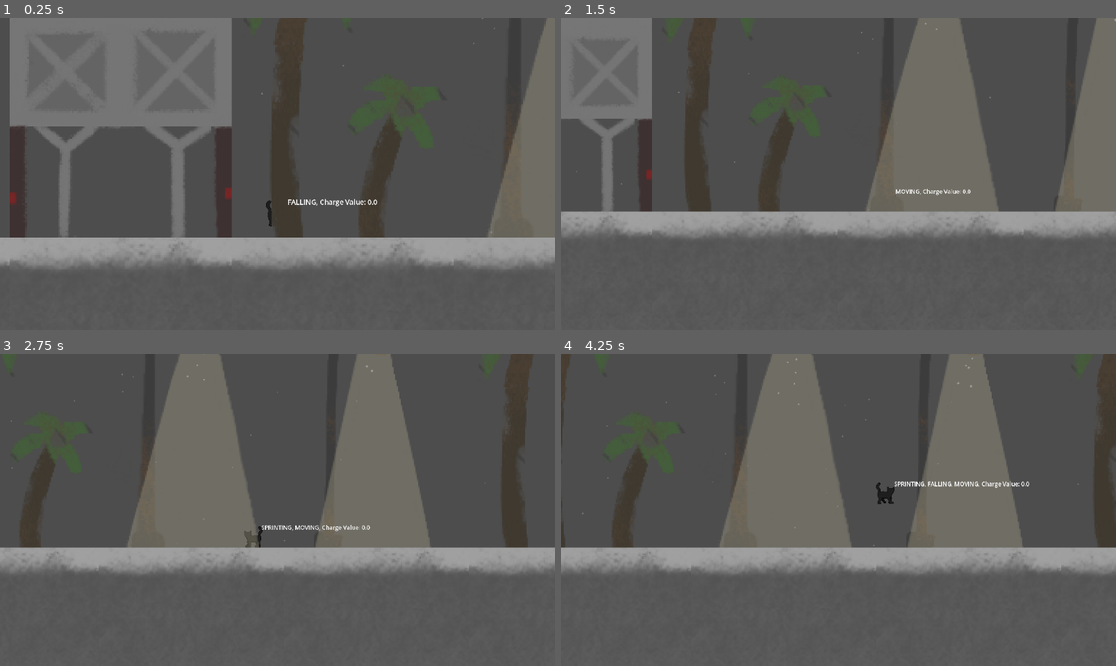
Above: before the commit, frames 1-4 (two rows, left to right).
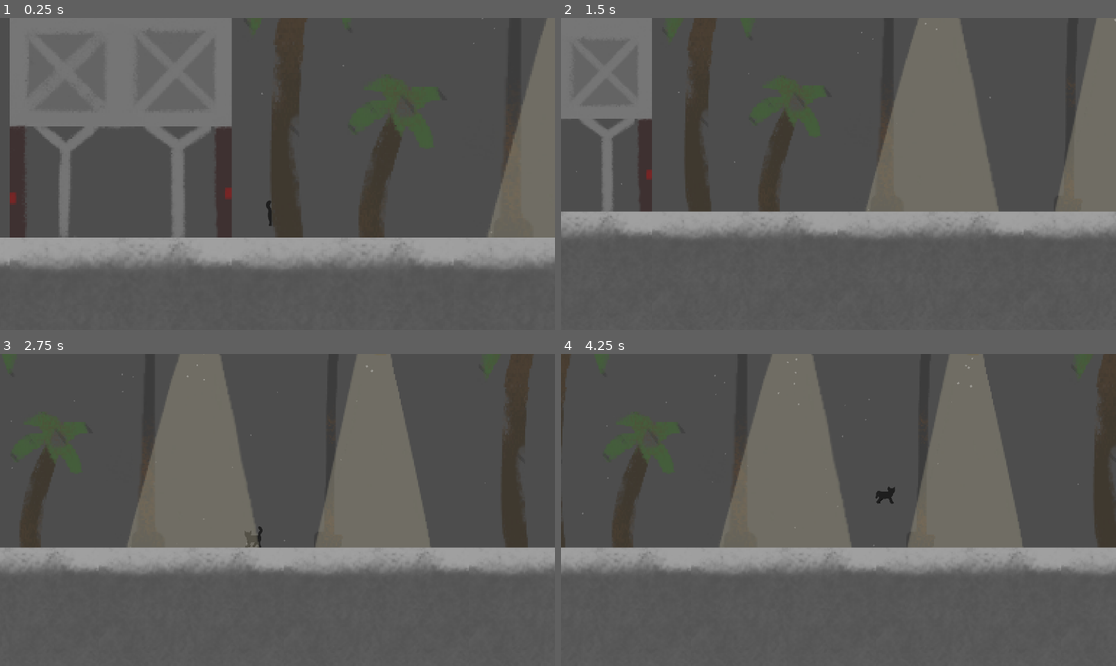
Above: after the commit, the same moments.

Repository: Somebud0180/Carreon
Game: Godot game, scene res://scenes/game.tscn
The game is run twice, just before and just after one commit, with the same random seed, the same clock (stepped at 60 frames per second) and the same inputs.
Inputs:
- Up to frame 1 (0.25 s): no input
- Up to frame 2 (1.5 s): tap Enter at 0.5 s; hold Shift (sprint) 0.53-1.28 s; hold Right (move_right) from 0.53 s (still down); tap Space (jump) at 0.77 s; tap E (interact) at 1.35 s
- Up to frame 3 (2.75 s): tap Space (jump) at 1.52 s; tap Shift (sprint) at 1.55 s; release Right (move_right) at 2.03 s; hold Left (move_left) from 2.03 s (still down); hold Shift (sprint) from 2.03 s (still down)
- Up to frame 4 (4.25 s): release Left (move_left) at 2.78 s; release Shift (sprint) at 2.78 s; hold Right (move_right) from 2.78 s (still down); tap Alt at 2.85 s; tap Space (jump) at 3.02, 3.77 s; tap Shift (sprint) at 3.05 s; hold Shift (sprint) from 3.53 s (still down)

The runs differ from the first frame. In frame 1, 0.2% of the frame differs, in the area x 47-68%, y 57-67%; in frame 2, 0.1%; in frame 3, 0.2%; in frame 4, 0.3%, in the area x 56-85%, y 40-49%.

Commit message:
Cleaned up velocity code and updated player spritesheet, new run animation

Diff:
--- a/project.godot
+++ b/project.godot
@@ -26,27 +26,36 @@
 "deadzone": 0.2,
 "events": [Object(InputEventKey,"resource_local_to_scene":false,"resource_name":"","device":-1,"window_id":0,"alt_press …(195 unchanged characters)…
 , Object(InputEventKey,"resource_local_to_scene":false,"resource_name":"","device":-1,"window_id":0,"alt_pressed":false …(182 unchanged characters)…
-, null]
+, null, Object(InputEventJoypadMotion,"resource_local_to_scene":false,"resource_name":"","device":-1,"axis":0,"axis_value":-1.0,"script":null)
+, Object(InputEventJoypadButton,"resource_local_to_scene":false,"resource_name":"","device":-1,"button_index":13,"pressure":0.0,"pressed":true,"script":null)
+]
 }
 move_right={
 "deadzone": 0.2,
 "events": [Object(InputEventKey,"resource_local_to_scene":false,"resource_name":"","device":-1,"window_id":0,"alt_press …(195 unchanged characters)…
 , Object(InputEventKey,"resource_local_to_scene":false,"resource_name":"","device":-1,"window_id":0,"alt_pressed":false …(183 unchanged characters)…
+, Object(InputEventJoypadMotion,"resource_local_to_scene":false,"resource_name":"","device":-1,"axis":0,"axis_value":1.0,"script":null)
+, Object(InputEventJoypadButton,"resource_local_to_scene":false,"resource_name":"","device":-1,"button_index":14,"pressure":0.0,"pressed":true,"script":null)
 ]
 }
 sprint={
 "deadzone": 0.2,
 "events": [Object(InputEventKey,"resource_local_to_scene":false,"resource_name":"","device":-1,"window_id":0,"alt_press …(195 unchanged characters)…
+, Object(InputEventJoypadButton,"resource_local_to_scene":false,"resource_name":"","device":-1,"button_index":7,"pressure":0.0,"pressed":true,"script":null)
 ]
 }
 jump={
 "deadzone": 0.2,
 "events": [Object(InputEventKey,"resource_local_to_scene":false,"resource_name":"","device":-1,"window_id":0,"alt_press …(191 unchanged characters)…
+, Object(InputEventJoypadButton,"resource_local_to_scene":false,"resource_name":"","device":-1,"button_index":0,"pressure":0.0,"pressed":true,"script":null)
+, Object(InputEventJoypadButton,"resource_local_to_scene":false,"resource_name":"","device":-1,"button_index":1,"pressure":0.0,"pressed":true,"script":null)
 ]
 }
 interact={
 "deadzone": 0.2,
 "events": [Object(InputEventKey,"resource_local_to_scene":false,"resource_name":"","device":-1,"window_id":0,"alt_press …(192 unchanged characters)…
+, Object(InputEventJoypadButton,"resource_local_to_scene":false,"resource_name":"","device":-1,"button_index":2,"pressure":0.0,"pressed":true,"script":null)
+, Object(InputEventJoypadButton,"resource_local_to_scene":false,"resource_name":"","device":-1,"button_index":3,"pressure":0.0,"pressed":true,"script":null)
 ]
 }
 
--- a/scenes/gaff.tscn
+++ b/scenes/gaff.tscn
@@ -4,31 +4,54 @@
 [ext_resource type="Texture2D" uid="uid://drsfwxcetctrr" path="res://textures/game/gaff_sheet.png" id="2_3hfui"]
 [ext_resource type="PackedScene" uid="uid://bbxb86p8ixhjv" path="res://scenes/environment_dust_emitter.tscn" id="3_3hfui"]
 
+[sub_resource type="AtlasTexture" id="AtlasTexture_3hfui"]
+atlas = ExtResource("2_3hfui")
+region = Rect2(128, 0, 128, 128)
+
 [sub_resource type="AtlasTexture" id="AtlasTexture_gqgjn"]
 atlas = ExtResource("2_3hfui")
-region = Rect2(384, 0, 128, 128)
+region = Rect2(256, 0, 128, 128)
 
 [sub_resource type="AtlasTexture" id="AtlasTexture_mg6de"]
 atlas = ExtResource("2_3hfui")
-region = Rect2(0, 0, 128, 128)
+region = Rect2(128, 256, 128, 128)
 
 [sub_resource type="AtlasTexture" id="AtlasTexture_rrqcl"]
 atlas = ExtResource("2_3hfui")
-region = Rect2(128, 0, 128, 128)
+region = Rect2(256, 256, 128, 128)
 
 [sub_resource type="AtlasTexture" id="AtlasTexture_2yilv"]
 atlas = ExtResource("2_3hfui")
-region = Rect2(256, 0, 128, 128)
+region = Rect2(384, 256, 128, 128)
+
+[sub_resource type="AtlasTexture" id="AtlasTexture_5xxvb"]
+atlas = ExtResource("2_3hfui")
+region = Rect2(512, 256, 128, 128)
+
+[sub_resource type="AtlasTexture" id="AtlasTexture_xcy42"]
+atlas = ExtResource("2_3hfui")
+region = Rect2(128, 128, 128, 128)
+
+[sub_resource type="AtlasTexture" id="AtlasTexture_ncimc"]
+atlas = ExtResource("2_3hfui")
+region = Rect2(256, 128, 128, 128)
+
+[sub_resource type="AtlasTexture" id="AtlasTexture_q2n7a"]
+atlas = ExtResource("2_3hfui")
+region = Rect2(384, 128, 128, 128)
 
 [sub_resource type="SpriteFrames" id="SpriteFrames_ev80e"]
 animations = [{
 "frames": [{
 "duration": 1.0,
+"texture": SubResource("AtlasTexture_3hfui")
+}, {
+"duration": 1.0,
 "texture": SubResource("AtlasTexture_gqgjn")
 }],
 "loop": true,
 "name": &"default",
-"speed": 5.0
+"speed": 1.0
 }, {
 "frames": [{
 "duration": 1.0,
@@ -39,10 +62,27 @@
 }, {
 "duration": 1.0,
 "texture": SubResource("AtlasTexture_2yilv")
+}, {
+"duration": 1.0,
+"texture": SubResource("AtlasTexture_5xxvb")
+}],
+"loop": true,
+"name": &"run",
+"speed": 5.0
+}, {
+"frames": [{
+"duration": 1.0,
+"texture": SubResource("AtlasTexture_xcy42")
+}, {
+"duration": 1.0,
+"texture": SubResource("AtlasTexture_ncimc")
+}, {
+"duration": 1.0,
+"texture": SubResource("AtlasTexture_q2n7a")
 }],
 "loop": true,
 "name": &"walk",
-"speed": 8.0
+"speed": 5.0
 }]
 
 [sub_resource type="RectangleShape2D" id="RectangleShape2D_nolhe"]
@@ -93,20 +133,11 @@
 exp_edit = true
 show_percentage = false
 
-[node name="Label" type="Label" parent="." unique_id=1753553537]
-visible = false
-z_index = 1
-offset_left = 47.0
-offset_top = -72.0
-offset_right = 183.0
-offset_bottom = -27.0
-theme_override_font_sizes/font_size = 32
-text = "Standing"
-
 [node name="AnimatedSprite2D" type="AnimatedSprite2D" parent="." unique_id=117842749]
 sprite_frames = SubResource("SpriteFrames_ev80e")
-animation = &"walk"
+animation = &"run"
 autoplay = "default"
+frame_progress = 0.15163085
 
 [node name="CollisionShape2D" type="CollisionShape2D" parent="." unique_id=1207986143]
 position = Vector2(0, 6)
--- a/scripts/gaff.gd
+++ b/scripts/gaff.gd
@@ -15,10 +15,6 @@
 @warning_ignore("unused_signal")
 signal kill_player
 
-# Debug Variables
-enum DEBUG_STATES { STANDING, MOVING, SPRINTING, CHARGING, CHARGED, JUMPING, COYOTE, FALLING }
-var debug_state = []
-
 # Player Constants
 @export_group("Player")
 @export var SPEED = 250.0
@@ -73,16 +69,12 @@
 var interactable: Area2D
 
 func _ready() -> void:
-	$Label.visible = true
 	$CoyoteTimer.wait_time = COYOTE_FRAMES / 60.0
 	spawn_point = position
 
 func _physics_process(delta: float) -> void:
-	debug_state.clear()
-
 	# Handle charge
 	if charge_value == MAX_CHARGE_VALUE:
-		debug_state.append(DEBUG_STATES.CHARGED)
 		is_charged = true
 		is_discharging = true
 		$ChargedTimer.start()
@@ -129,10 +121,6 @@
 	if direction != 0:
 		# Check if moving opposite to current velocity
 		var is_turning = sign(direction) != sign(velocity.x) and velocity.x != 0
-
-		if is_sprinting:
-			debug_state.append(DEBUG_STATES.SPRINTING)
-
 		var current_accel = CHARGED_ACCELERATION if is_discharging else SPRINT_ACCELERATION if is_sprinting else ACCELERATION
 		var turn_accel = AIR_TURN_SPEED if !is_on_floor() else TURN_SPEED
 		var final_accel = (current_accel + turn_accel) if is_turning else current_accel
@@ -150,22 +138,8 @@
 
 		if is_sprinting and is_on_floor():
 			is_charging = true
-			debug_state.append(DEBUG_STATES.CHARGING)
 		else:
 			is_charging = false
-
-	if is_coyote_time:
-		debug_state.append(DEBUG_STATES.COYOTE)
-
-	if velocity.y < 0:
-		debug_state.append(DEBUG_STATES.JUMPING)
-	elif velocity.y > 0:
-		debug_state.append(DEBUG_STATES.FALLING)
-
-	if velocity.x != 0:
-		debug_state.append(DEBUG_STATES.MOVING)
-	elif velocity == Vector2(0, 0):
-		debug_state.append(DEBUG_STATES.STANDING)
 
 	was_on_floor = is_on_floor()
 
@@ -192,29 +166,24 @@
 
 	move_and_slide()
 
-	var names := debug_state.map(func(s): return DEBUG_STATES.find_key(s))
-	$Label.text = ", ".join(names)
-	$Label.text += ", Charge Value: " + str(charge_value)
-
 func _process(_delta: float) -> void:
 	# Scale animation speed proportionally to velocity
-	if abs(velocity.x) < 400:
+	if abs(velocity.x) >= SPRINT_SPEED:
+		$AnimatedSprite2D.play("run")
+		$AnimatedSprite2D.speed_scale = abs(velocity.x) / SPRINT_SPEED
+	elif abs(velocity.x) > 0:
+		$AnimatedSprite2D.play("walk")
 		$AnimatedSprite2D.speed_scale = abs(velocity.x) / SPEED
-	elif abs(velocity.x) > 400:
-		$AnimatedSprite2D.speed_scale = abs(velocity.x) / SPRINT_SPEED
+	else:
+		$AnimatedSprite2D.play("default")
+		$AnimatedSprite2D.speed_scale = 1
 
 	if velocity.x > 0:
-		# Use "run" animation at sprint speed and above, otherwise "walk"
-		$AnimatedSprite2D.play("run" if abs(velocity.x) >= 400 else "walk")
 		$LightOccluder2D.scale.x = 1
 		$AnimatedSprite2D.flip_h = false
 	elif velocity.x < 0:
-		# Use "run" animation at sprint speed and above, otherwise "walk"
-		$AnimatedSprite2D.play("run" if abs(velocity.x) >= 400 else "walk")
 		$LightOccluder2D.scale.x = -1
 		$AnimatedSprite2D.flip_h = true
-	elif velocity.x == 0:
-		$AnimatedSprite2D.play("default")
 
 func _on_kill_player() -> void:
 	velocity = Vector2(0, 0)
Binary file changed: textures/game/gaff_sheet.png
